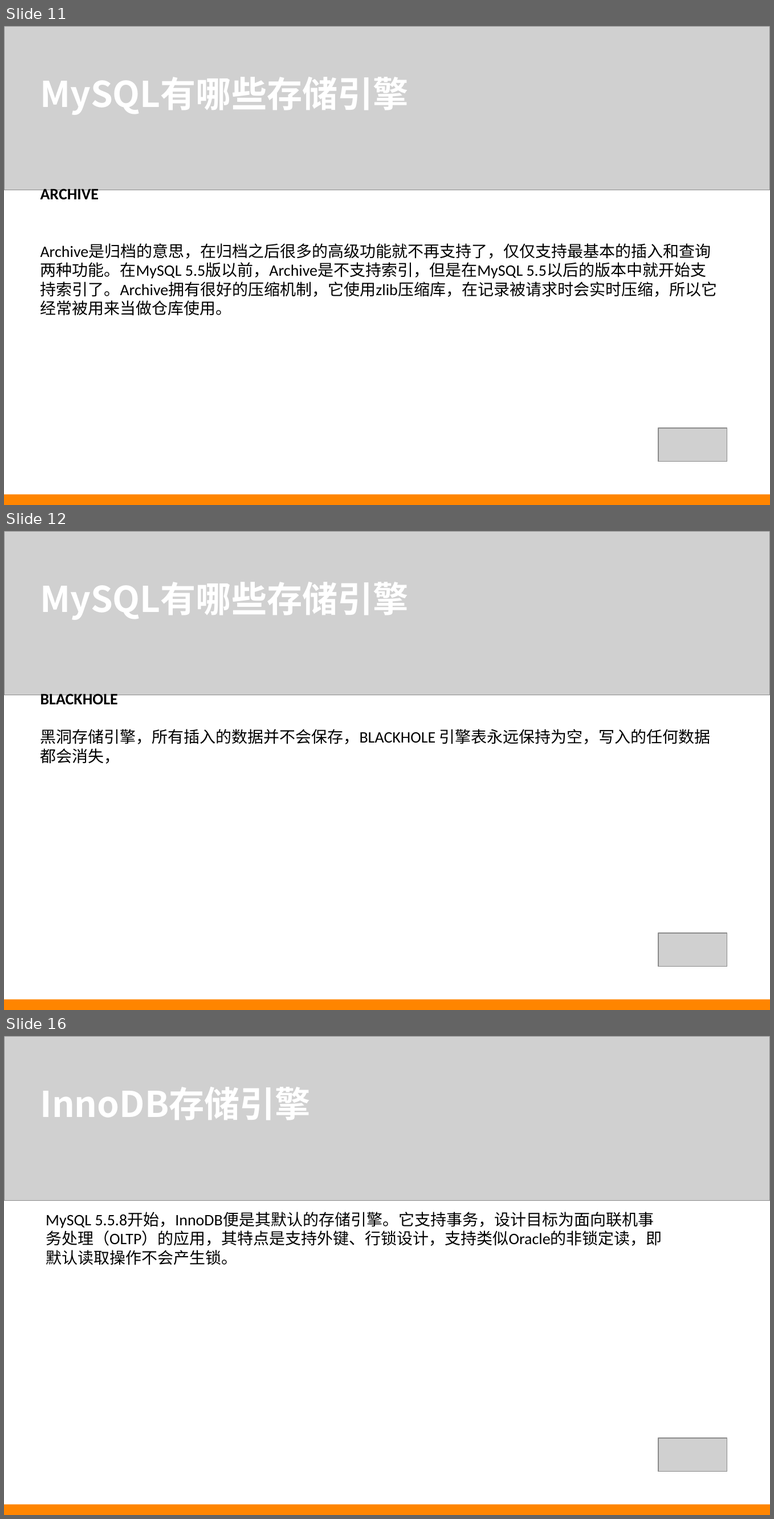
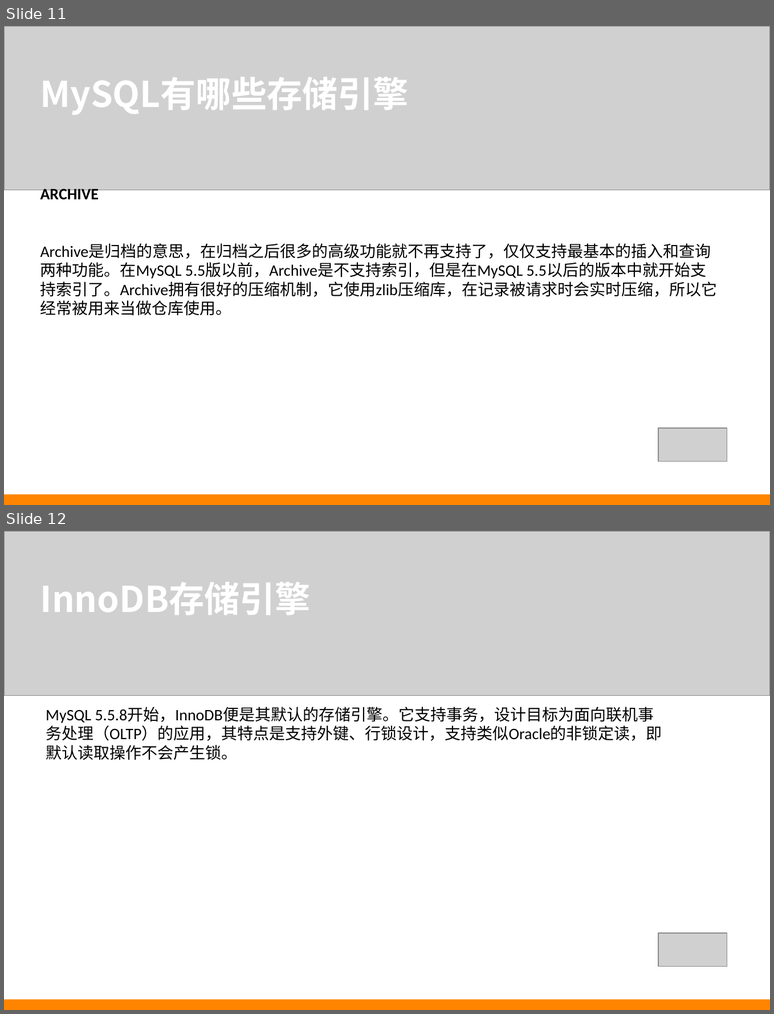
Before and after one commit to iez1784/mysql, a slide deck: ppt/Mysql_InnoDB.ppt. Shown one above the other, each under a label of ours: slides 11, 12 and 16 before the commit, slides 11 and 12 after it; the slides between them are not shown. The pictures are 774x1519 and 774x1014 pixels, drawn with LibreOffice and Linux fonts; fonts in the diff are those of the drawing; grey boxes stand for pictures. Boxes give left, top, right and bottom in pixels: in the first picture for what was removed or moved away, otherwise in the second. Text is boxed around its words. In the diff, an @@ line names an element or a change of style, - is before the commit and + after.

```diff
--- a/ppt/Mysql_InnoDB.ppt
+++ b/ppt/Mysql_InnoDB.ppt
@@ slide 12 removed at box(4, 531, 770, 1010), background #FFFFFF @@
@@ picture removed at box(4, 531, 770, 695) @@
@@ text removed at box(40, 582, 408, 620) @@
-MySQL有哪些存储引擎
@@ text removed at box(40, 693, 711, 764) @@
-BLACKHOLE
-黑洞存储引擎，所有插入的数据并不会保存，BLACKHOLE 引擎表永远保持为空，写入的任何数据都会消失，
@@ picture removed at box(658, 933, 727, 967) @@
@@ rectangle removed at box(4, 999, 770, 1010) @@
@@ what was slide 16 is now slide 12 @@
```
Also in this commit, not shown: 1 slide changed, 11 slides added, 4 other slides removed.
